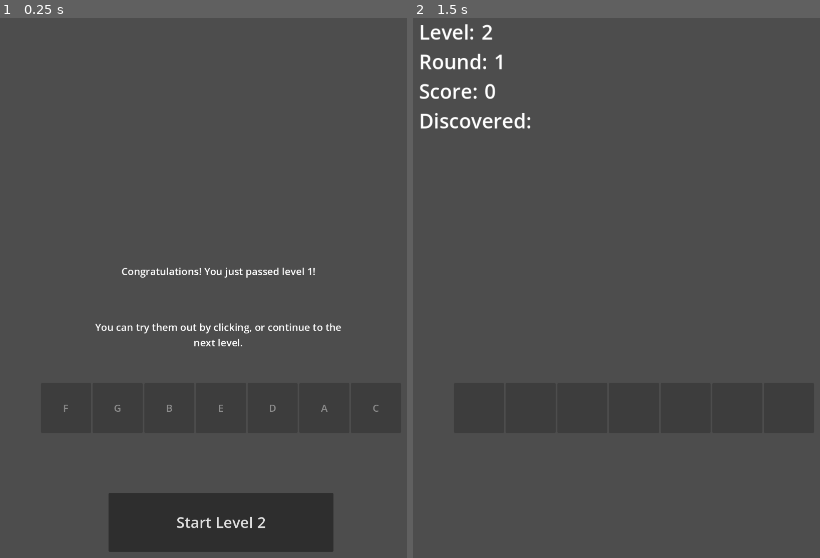
Above: before the commit, frames 1-2 (left to right).
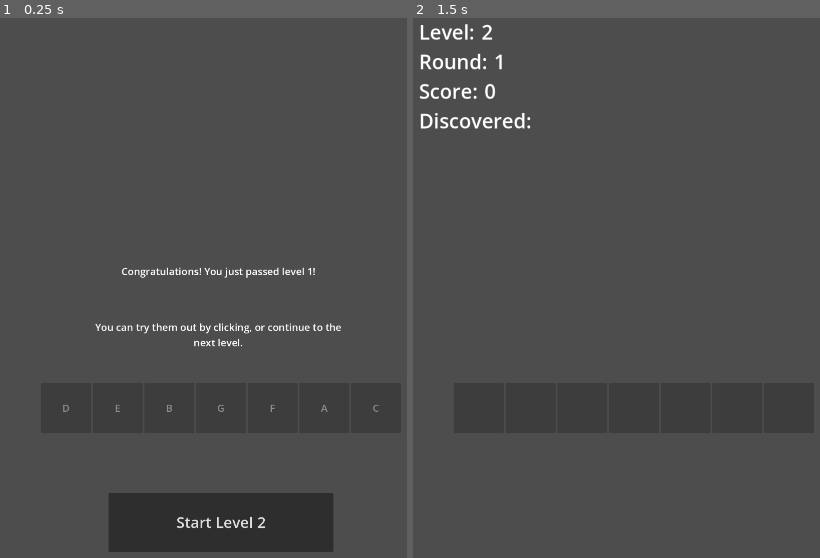
Above: after the commit, the same moments.

Repository: nenomancer/chromatone
Game: Godot game, scene res://scenes/dialogue.tscn
Two runs of this game, one before a commit and one after it. Both use one fixed random seed, a clock stepped at 60 frames per second and the inputs below. The project has no main scene, so this scene is started directly.
Inputs:
- Up to frame 1 (0.25 s): no input
- Up to frame 2 (1.5 s): click "Start Level 2" at 0.5 s; tap Enter at 1.25 s

The runs differ from the first frame. In frame 1, less than 0.1% of the frame differs, in the area x 15-68%, y 71-73%; in frame 2, nothing differs.

Commit message:
order notes chromatically in dialogue scene

Diff:
--- a/scripts/buttons.gd
+++ b/scripts/buttons.gd
@@ -19,13 +19,16 @@
 func on_button_pressed(_button):
 	emit_signal("note_selected", _button.get_meta("note"))
 
-func assign_color_to_buttons(condition: Callable, thing: bool = false):
+func assign_color_to_buttons(condition: Callable, shuffle: bool = true):
 	var note_list = GameManager.color_note_pairs.keys() # Get notes
+	_buttons.shuffle()
 
-	_buttons.shuffle()
 	for i in range(_buttons.size()):
 		var _button = _buttons[i]
 		var note = note_list[i]
+		if not shuffle:
+			note = GameManager.available_notes[i]
+
 		var color = GameManager.color_note_pairs[note]["color"]
 		_button.text = note # For debugging
 		if condition.call(note):
--- a/scripts/dialogue.gd
+++ b/scripts/dialogue.gd
@@ -21,7 +21,7 @@
 	var buttons_ui = GameManager.BUTTONS.instantiate()
 	add_child(buttons_ui)
 	buttons_ui.note_selected.connect(on_dialogue_press)
-	buttons_ui.assign_color_to_buttons(func(note): return note in GameManager.discovered_notes, true)
+	buttons_ui.assign_color_to_buttons(func(note): return note in GameManager.discovered_notes, false)
 
 func on_dialogue_press(note) -> void:
 	GameManager.play_note(note)
